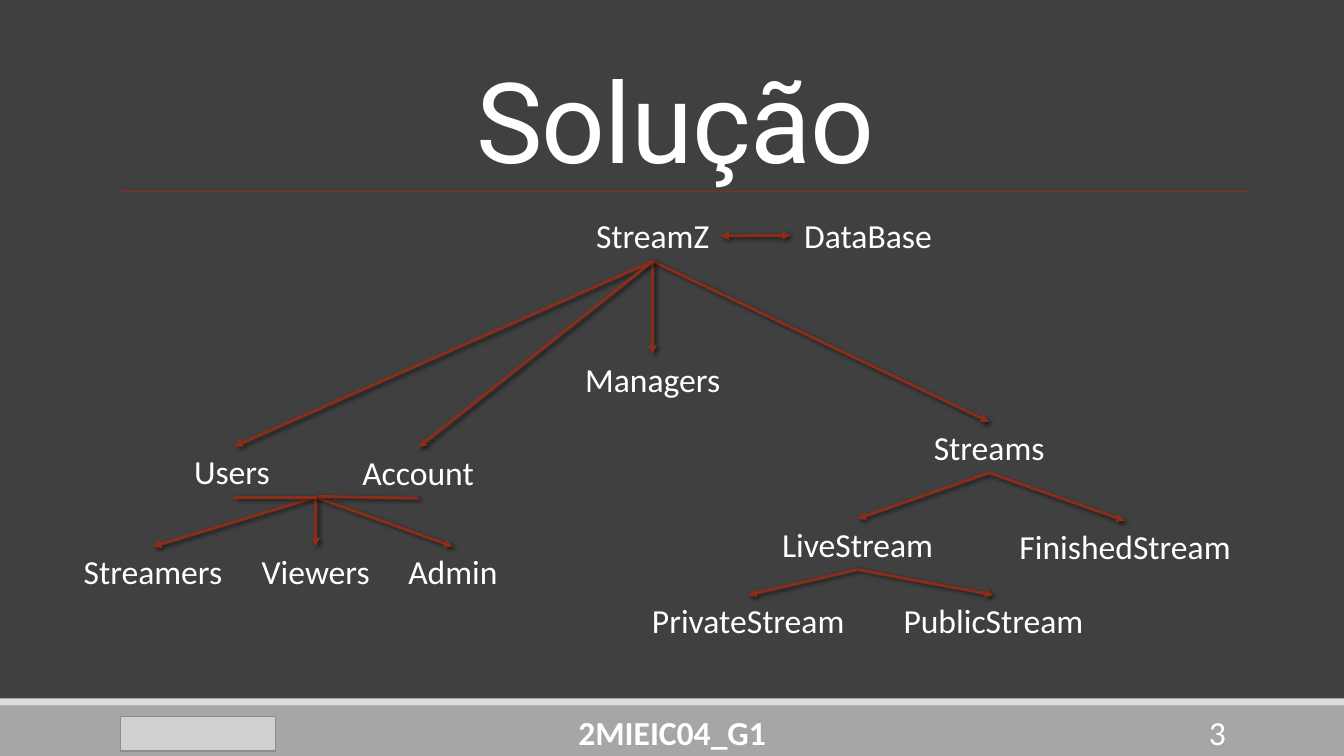
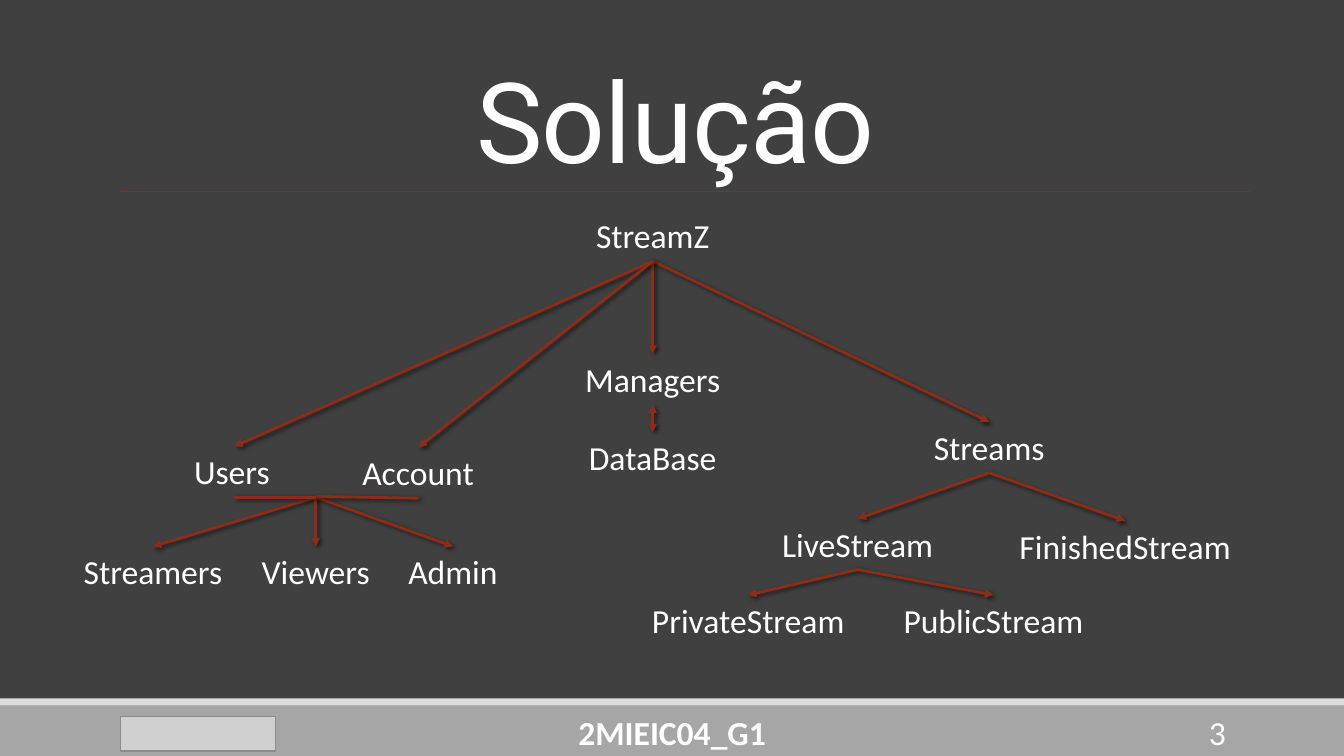
Before and after one commit to DoStini/FEUP-AEDA-proj, a slide deck: slide 3 of StreamZ_Apresentation4.pptx. Drawn at 1344x756 pixels with LibreOffice and Linux fonts; fonts in the diff are those of the drawing; grey boxes stand for pictures. Boxes give left, top, right and bottom in pixels: in the first picture for what was removed or moved away, otherwise in the second. Text is boxed around its words. In the diff, an @@ line names an element or a change of style, - is before the commit and + after.

```diff
--- a/StreamZ_Apresentation4.pptx
+++ b/StreamZ_Apresentation4.pptx
@@ double arrow moved from (721, 236) - (790, 235) to (653, 404) - (653, 433) @@
@@ text "DataBase": place and size @@
-text "DataBase" at bbox=[804, 226, 932, 249]
+text "DataBase" at bbox=[589, 448, 717, 471]
```
Also in this commit, not shown: 6 other slides changed, 4 slides added, 1 other file.
